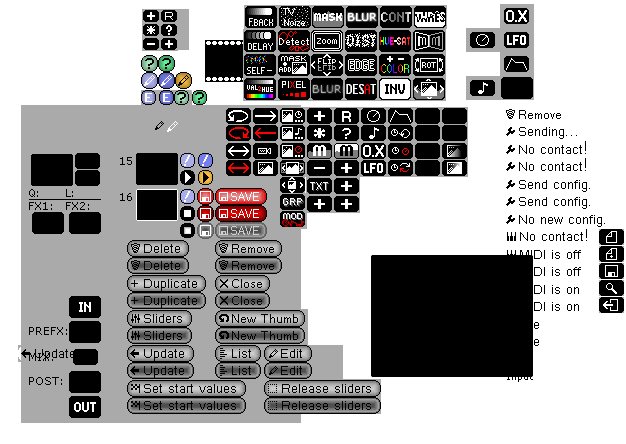
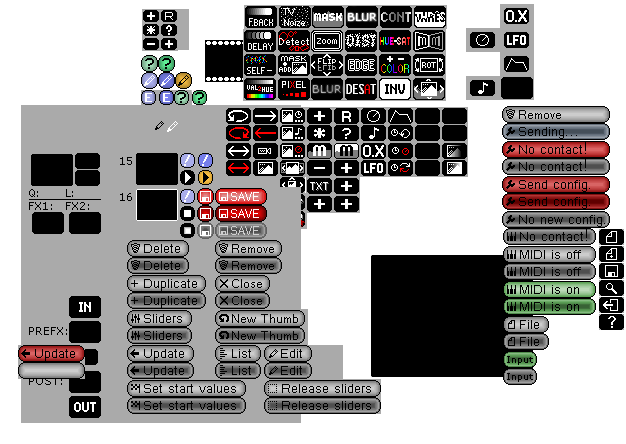
Revision of a layered 626 x 444 image; what changed, layer by layer:
showed "Buttons" over [18, 106, 610, 385]
painted on "New Layer#4" over [599, 314, 624, 330]
